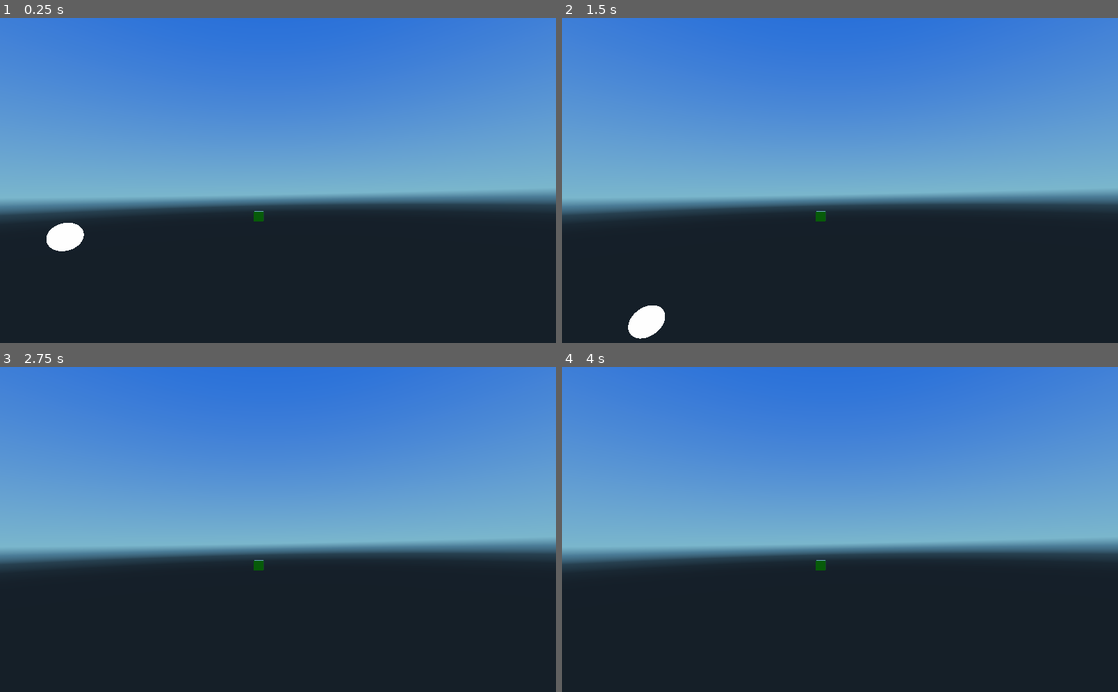
Above: before the commit, frames 1-4 (two rows, left to right).
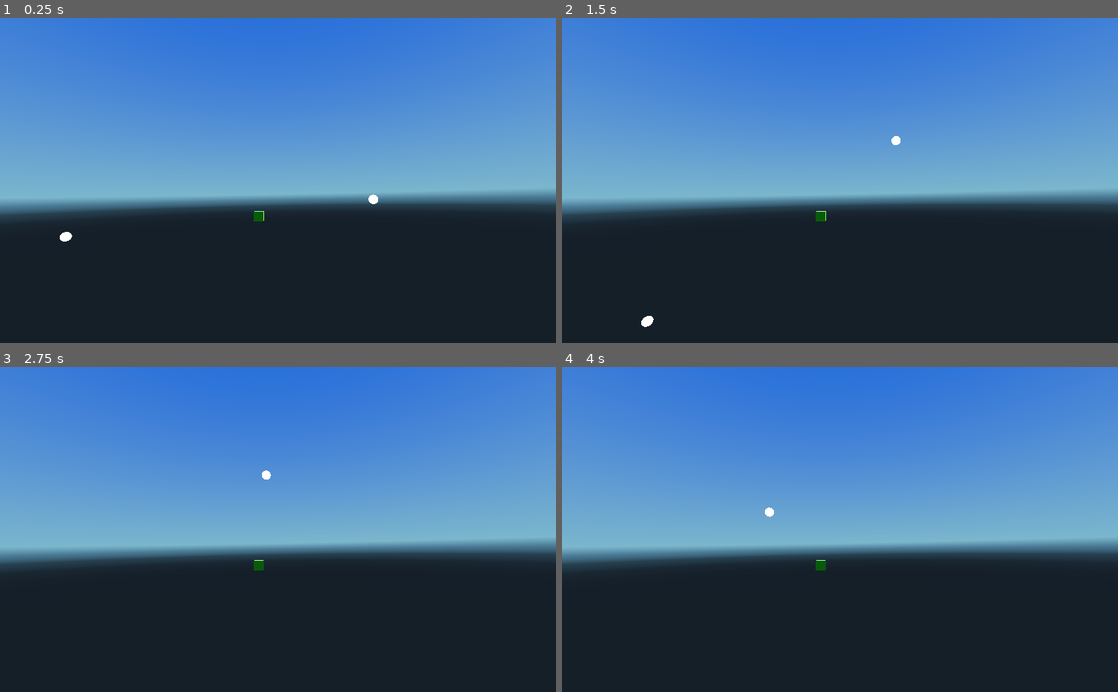
Above: after the commit, the same moments.

Repository: mustafmst/minecraft-clone
Game: Godot game, scene res://components/Sky/Sky.tscn
Two runs of this game, one before a commit and one after it. Both use one fixed random seed, a clock stepped at 60 frames per second and the inputs below. The project has no main scene, so this scene is started directly.
Inputs (mouse positions are in pixels of both pictures, inside the frame that each line leads up to):
- Up to frame 1 (0.25 s): no input
- Up to frame 2 (1.5 s): move the mouse to (867, 180) at 0.52 s; hold Shift (movement_sprint) 0.53-1.28 s; hold W (movement_forward) from 0.53 s (still down); tap Space (movement_jump) at 0.77 s; move the mouse to (812, 180) at 1.27 s; tap Shift (movement_sprint) at 1.35 s
- Up to frame 3 (2.75 s): keep holding W (movement_forward); tap Space (movement_jump) at 1.52 s; move the mouse to (289, 523) at 2.02 s; hold Shift (movement_sprint) from 2.03 s (still down)
- Up to frame 4 (4 s): keep holding W (movement_forward); tap Enter at 2.75 s; move the mouse to (834, 536) at 2.77 s; release Shift (movement_sprint) at 2.78 s; tap Shift (movement_sprint) at 2.85 s; tap Space (movement_jump) at 3.02, 3.77 s; move the mouse to (878, 532) at 3.52 s; hold Shift (movement_sprint) from 3.53 s (still down)

The runs differ from the first frame. In frame 1, 0.5% of the frame differs, in the area x 8-68%, y 54-72%; in frame 2, 0.5%, in the area x 11-61%, y 36-99%; in frame 3, less than 0.1%; in frame 4, less than 0.1%.

Commit message:
Moon movement PoC

Diff:
--- a/components/Sky/Sky.tscn
+++ b/components/Sky/Sky.tscn
@@ -1,18 +1,19 @@
-[gd_scene load_steps=8 format=2]
-
-[ext_resource path="res://components/Sky/mover.gd" type="Script" id=1]
-
-[sub_resource type="SphereMesh" id=5]
+[gd_scene load_steps=9 format=2]
+
+[ext_resource path="res://components/Sky/sun_mover.gd" type="Script" id=1]
+[ext_resource path="res://components/Sky/moon_mover.gd" type="Script" id=2]
+
+[sub_resource type="SphereMesh" id=1]
 
 custom_aabb = AABB( 0, 0, 0, 0, 0, 0 )
-radius = 3.0
-height = 6.0
+radius = 1.0
+height = 2.0
 radial_segments = 64
 rings = 32
 is_hemisphere = false
 _sections_unfolded = [ "Resource" ]
 
-[sub_resource type="SpatialMaterial" id=6]
+[sub_resource type="SpatialMaterial" id=2]
 
 render_priority = 0
 flags_transparent = false
@@ -234,12 +235,12 @@
 
 _sections_unfolded = [ "Transform", "Visibility" ]
 
-[node name="mover" type="Position3D" parent="." index="0"]
+[node name="sun_mover" type="Position3D" parent="." index="0"]
 
 script = ExtResource( 1 )
 _sections_unfolded = [ "Pause", "Transform", "Visibility" ]
 
-[node name="sun" type="DirectionalLight" parent="mover" index="0"]
+[node name="sun" type="DirectionalLight" parent="sun_mover" index="0"]
 
 transform = Transform( -0.0119718, 0, -0.999928, 0, 1, 0, 0.999928, 0, -0.0119718, -47, 0, 0 )
 layers = 1
@@ -267,7 +268,7 @@
 directional_shadow_max_distance = 200.0
 _sections_unfolded = [ "Directional Shadow", "Editor", "Light", "Shadow", "Transform", "Visibility" ]
 
-[node name="Sprite3D" type="Sprite3D" parent="mover/sun" index="0"]
+[node name="Sprite3D" type="Sprite3D" parent="sun_mover/sun" index="0"]
 
 layers = 1
 material_override = null
@@ -298,7 +299,7 @@
 region_rect = Rect2( 0, 0, 0, 0 )
 _sections_unfolded = [ "Animation", "Flags", "Geometry", "LOD", "Region", "Transform", "Visibility" ]
 
-[node name="MeshInstance" type="MeshInstance" parent="mover/sun/Sprite3D" index="0"]
+[node name="MeshInstance" type="MeshInstance" parent="sun_mover/sun/Sprite3D" index="0"]
 
 transform = Transform( 1, 0, -1.86265e-09, 0, 1, 0, 1.86265e-09, 0, 1, -1.49012e-08, 0, 0 )
 layers = 1
@@ -310,12 +311,93 @@
 lod_min_hysteresis = 0.0
 lod_max_distance = 0.0
 lod_max_hysteresis = 0.0
-mesh = SubResource( 5 )
+mesh = SubResource( 1 )
 skeleton = NodePath("..")
-material/0 = SubResource( 6 )
+material/0 = SubResource( 2 )
 _sections_unfolded = [ "Geometry", "LOD", "Pause", "Transform", "Visibility", "material" ]
 
-[node name="Camera" type="Camera" parent="." index="1"]
+[node name="moon_mover" type="Position3D" parent="." index="1"]
+
+script = ExtResource( 2 )
+_sections_unfolded = [ "Pause", "Transform", "Visibility" ]
+
+[node name="moon" type="DirectionalLight" parent="moon_mover" index="0"]
+
+transform = Transform( 1.62921e-07, 5.30863e-14, 1, 3.25841e-07, -1, 0, 1, 3.25841e-07, -1.62921e-07, 19.9999, 0.00850821, -0.00167274 )
+layers = 1
+light_color = Color( 1, 1, 1, 1 )
+light_energy = 16.0
+light_indirect_energy = 1.0
+light_negative = false
+light_specular = 0.5
+light_bake_mode = 1
+light_cull_mask = -1
+shadow_enabled = false
+shadow_color = Color( 0, 0, 0, 1 )
+shadow_bias = 0.1
+shadow_contact = 0.0
+shadow_reverse_cull_face = false
+editor_only = false
+directional_shadow_mode = 2
+directional_shadow_split_1 = 0.1
+directional_shadow_split_2 = 0.2
+directional_shadow_split_3 = 0.5
+directional_shadow_blend_splits = false
+directional_shadow_normal_bias = 0.8
+directional_shadow_bias_split_scale = 0.25
+directional_shadow_depth_range = 0
+directional_shadow_max_distance = 200.0
+_sections_unfolded = [ "Directional Shadow", "Editor", "Light", "Pause", "Shadow", "Transform", "Visibility" ]
+
+[node name="Sprite3D" type="Sprite3D" parent="moon_mover/moon" index="0"]
+
+layers = 1
+material_override = null
+cast_shadow = 0
+extra_cull_margin = 0.0
+use_in_baked_light = false
+lod_min_distance = 0.0
+lod_min_hysteresis = 0.0
+lod_max_distance = 0.0
+lod_max_hysteresis = 0.0
+centered = true
+offset = Vector2( 0, 0 )
+flip_h = false
+flip_v = false
+modulate = Color( 1, 1, 1, 1 )
+opacity = 1.0
+pixel_size = 0.01
+axis = 2
+transparent = true
+shaded = false
+double_sided = true
+alpha_cut = 0
+texture = null
+vframes = 1
+hframes = 1
+frame = 0
+region_enabled = false
+region_rect = Rect2( 0, 0, 0, 0 )
+_sections_unfolded = [ "Animation", "Flags", "Geometry", "LOD", "Region", "Transform", "Visibility" ]
+
+[node name="MeshInstance" type="MeshInstance" parent="moon_mover/moon/Sprite3D" index="0"]
+
+transform = Transform( 1, 0, -2.79397e-09, 0, 1, 0, 2.79397e-09, 0, 1, 0, 0, 0 )
+layers = 1
+material_override = null
+cast_shadow = 1
+extra_cull_margin = 0.0
+use_in_baked_light = false
+lod_min_distance = 0.0
+lod_min_hysteresis = 0.0
+lod_max_distance = 0.0
+lod_max_hysteresis = 0.0
+mesh = SubResource( 1 )
+skeleton = NodePath("..")
+material/0 = SubResource( 2 )
+_sections_unfolded = [ "Geometry", "LOD", "Pause", "Transform", "Visibility", "material" ]
+
+[node name="Camera" type="Camera" parent="." index="2"]
 
 transform = Transform( 0.999779, 0.0194221, 0.00810278, -0.0187951, 0.997274, -0.071354, -0.00946667, 0.071186, 0.997418, -0.347456, 4.00524, 50.5158 )
 keep_aspect = 1
@@ -332,13 +414,13 @@
 far = 100.0
 _sections_unfolded = [ "Pause", "Transform", "Visibility" ]
 
-[node name="WorldEnvironment" type="WorldEnvironment" parent="." index="2"]
+[node name="WorldEnvironment" type="WorldEnvironment" parent="." index="3"]
 
 environment = SubResource( 4 )
 
-[node name="testbody" type="Sprite3D" parent="." index="3"]
-
-transform = Transform( -0.0119718, 0, -0.999928, 0, 1, 0, 0.999928, 0, -0.0119718, -5, 0, 0 )
+[node name="testbody" type="Sprite3D" parent="." index="4"]
+
+transform = Transform( 1, 0, 0, 0, 1, 0, 0, 0, 1, -5, 0, 0 )
 layers = 1
 material_override = null
 cast_shadow = 1
--- /dev/null
+++ b/components/Sky/moon_mover.gd
@@ -0,0 +1,27 @@
+extends Position3D
+
+var speed = 0.2
+const change_color_range = PI / 8
+
+onready var moon = get_node("moon")
+
+func _ready():
+    Input.set_mouse_mode(Input.MOUSE_MODE_CAPTURED)
+
+func _process(delta):
+
+    if Input.is_action_just_pressed("ui_cancel"):
+        if Input.get_mouse_mode() == Input.MOUSE_MODE_VISIBLE:
+            Input.set_mouse_mode(Input.MOUSE_MODE_CAPTURED)
+        else:
+            Input.set_mouse_mode(Input.MOUSE_MODE_VISIBLE)
+
+    var new_moon_rotation = get_rotation()
+    new_moon_rotation.z += (PI * speed) * delta
+
+    if(new_moon_rotation.z > 2 * PI):
+        new_moon_rotation.z -= 2 * PI
+    elif(new_moon_rotation.z < 0):
+        new_moon_rotation.z += 2 * PI
+
+    set_rotation(new_moon_rotation)
--- a/components/Sky/mover.gd
+++ b/components/Sky/sun_mover.gd
@@ -5,16 +5,8 @@
 
 onready var sun = get_node("sun")
 
-func _ready():
-    Input.set_mouse_mode(Input.MOUSE_MODE_CAPTURED)
 
 func _process(delta):
-
-    if Input.is_action_just_pressed("ui_cancel"):
-        if Input.get_mouse_mode() == Input.MOUSE_MODE_VISIBLE:
-            Input.set_mouse_mode(Input.MOUSE_MODE_CAPTURED)
-        else:
-            Input.set_mouse_mode(Input.MOUSE_MODE_VISIBLE)
 
     var new_sun_rotation = get_rotation()
     new_sun_rotation.z += (PI * speed) * delta
Not shown: 3 places in components/Sky/Sky.tscn that only renumber resources
